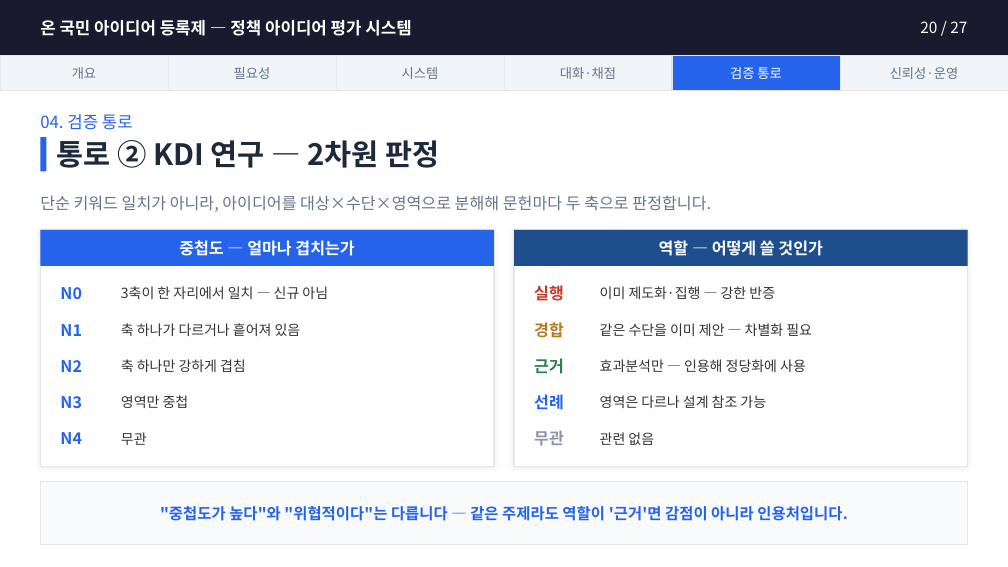
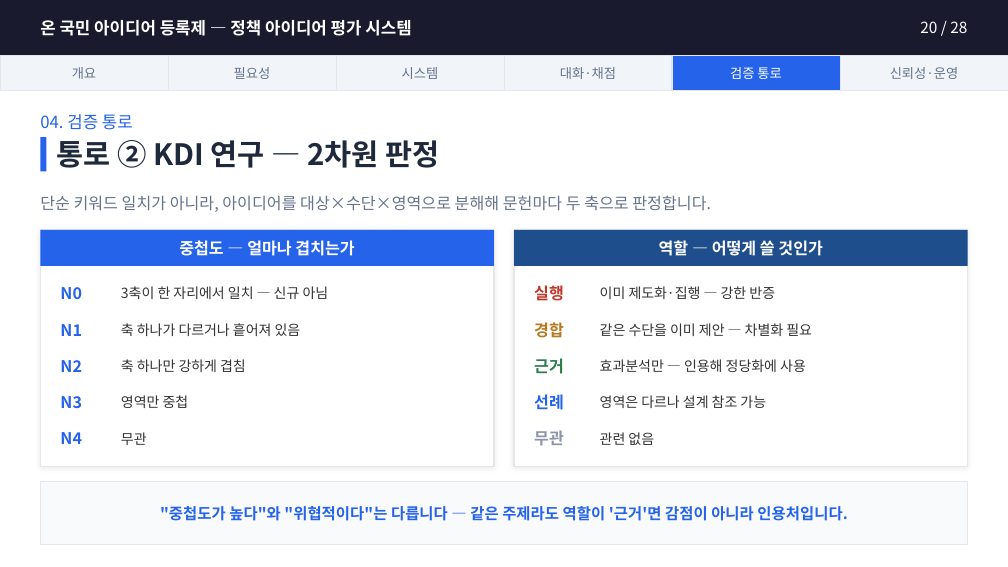
Before and after one commit to jason-j-kim/PYCON2017, a slide deck: slide 20 of docs/온국민아이디어등록제_설명자료.pptx. Drawn at 1008x567 pixels with LibreOffice and Linux fonts; fonts in the diff are those of the drawing. Boxes give left, top, right and bottom in pixels: in the first picture for what was removed or moved away, otherwise in the second. Text is boxed around its words. In the diff, an @@ line names an element or a change of style, - is before the commit and + after.

```diff
--- a/docs/온국민아이디어등록제_설명자료.pptx
+++ b/docs/온국민아이디어등록제_설명자료.pptx
@@ text at bbox=[920, 21, 967, 33]: text changed @@
-20 / 27
+20 / 28
```
Also in this commit, not shown: 26 other slides changed, 1 slide added, 1 other file.
